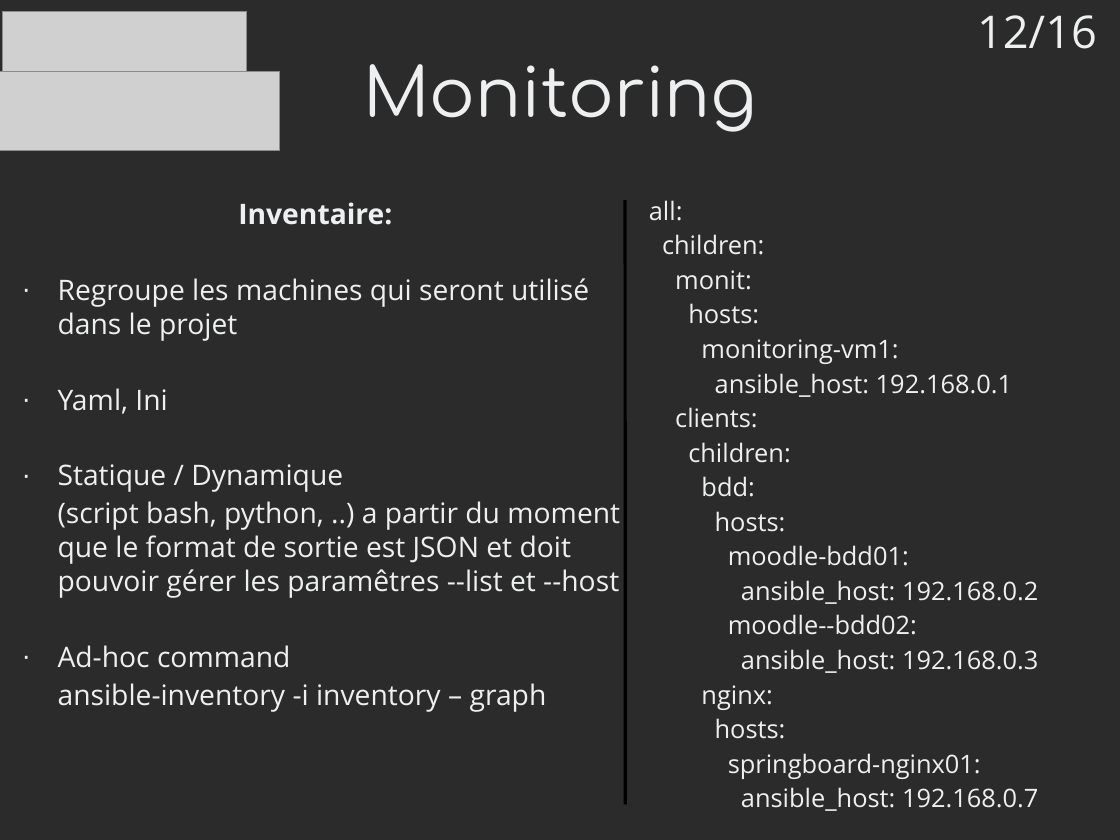
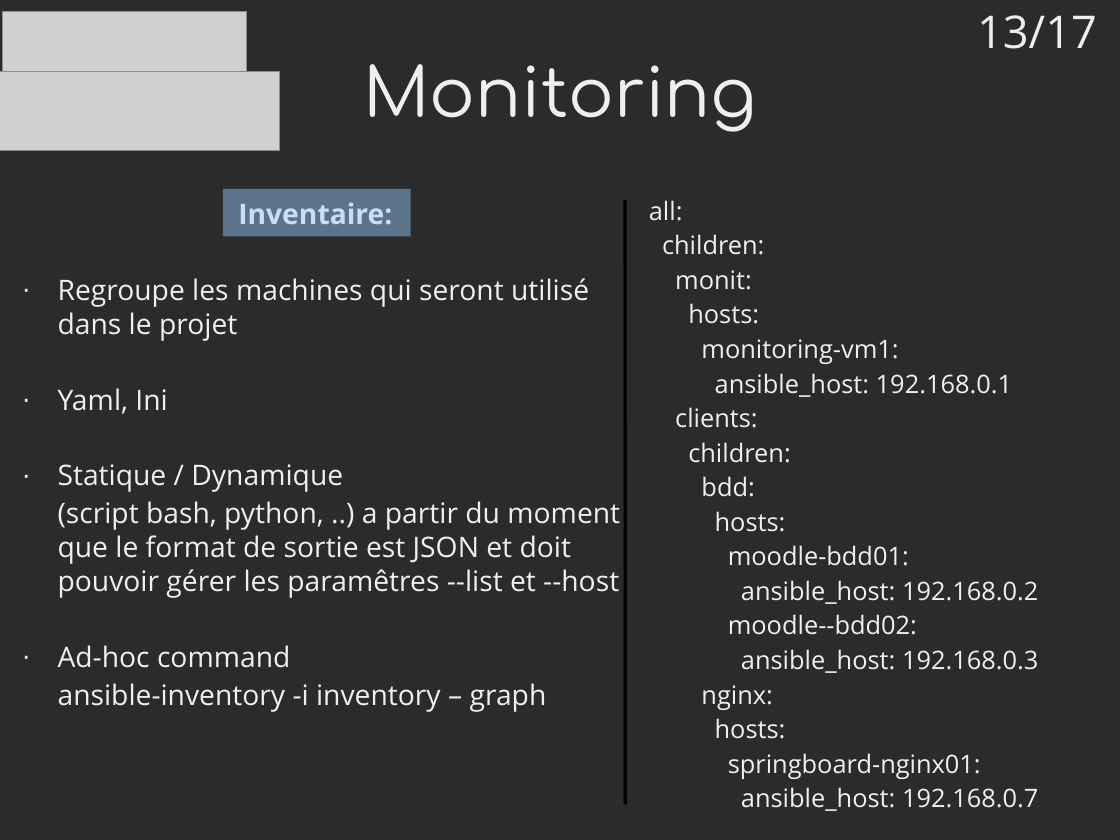
Before and after one commit to mrwormo/rapport_de_stage, a slide deck: slide 13 of files/prez.odp (slide 12 before the commit). Drawn at 1120x840 pixels with LibreOffice and Linux fonts; fonts in the diff are those of the drawing; grey boxes stand for pictures; background and template pictures are left out; a plain dark background stands for a picture behind light text. Boxes give left, top, right and bottom in pixels: in the first picture for what was removed or moved away, otherwise in the second. Text is boxed around its words. In the diff, an @@ line names an element or a change of style, - is before the commit and + after.

```diff
--- a/files/prez.odp
+++ b/files/prez.odp
@@ text at <box>977,15,1097,49</box>: text changed @@
-12/16
+13/17
@@ rectangle added at <box>223,189,411,237</box>, fill #99CCFF at 45% opacity @@
```
Also in this commit, not shown: 13 other slides changed, 2 slides added, 3 slides removed, 2 other files.
